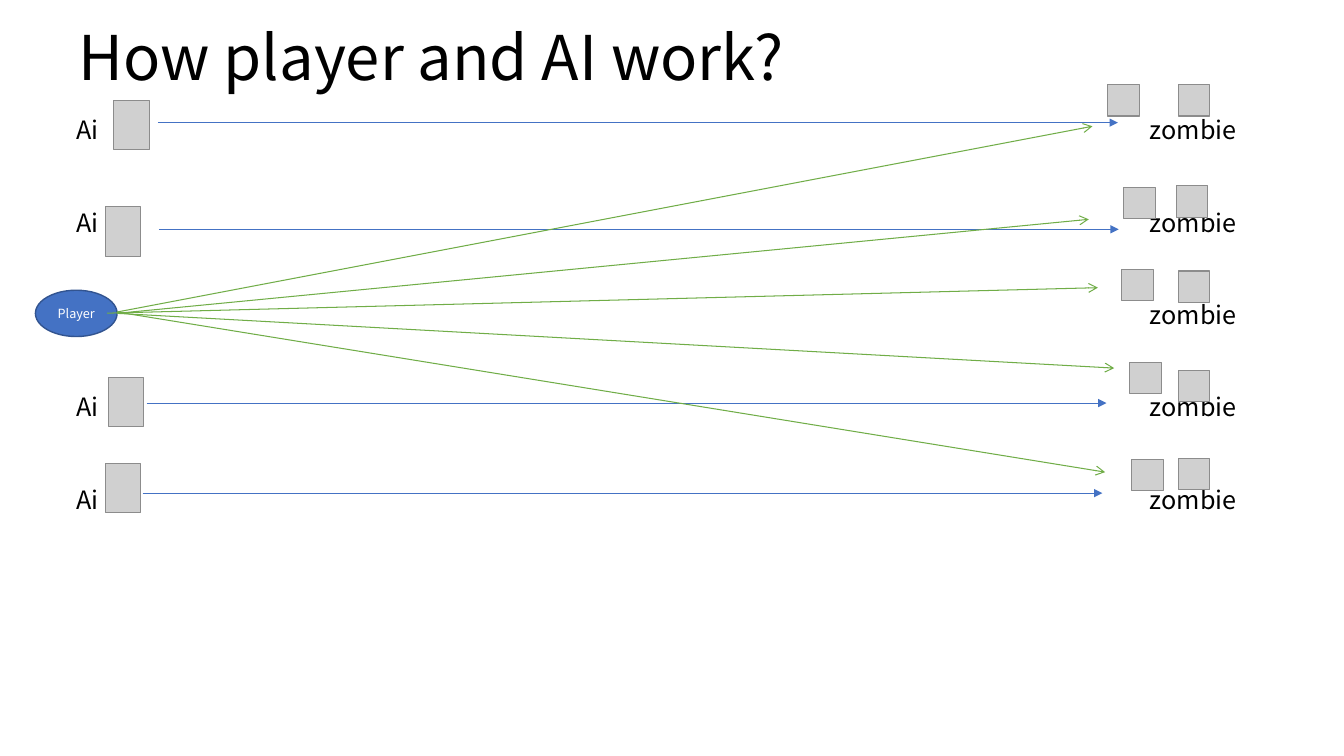
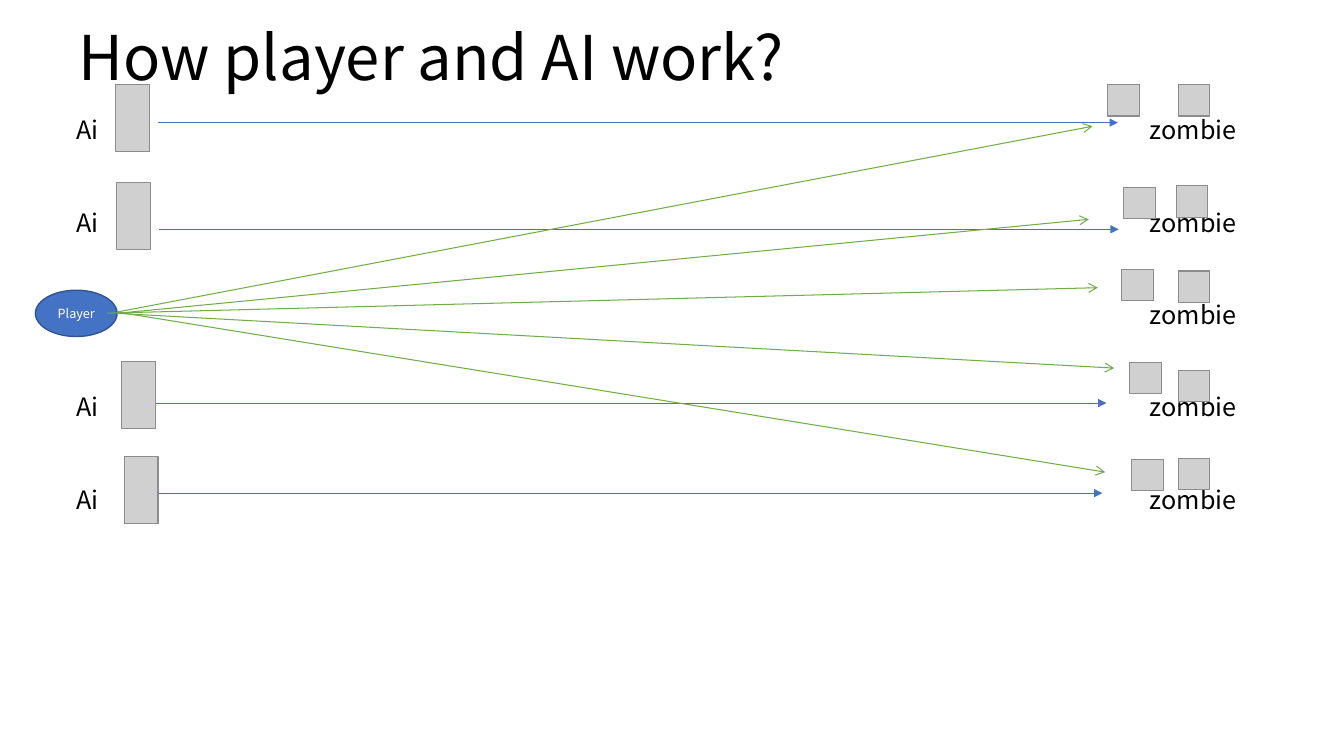
Before and after one commit to Rudy-Castan-DigiPen-Teaching/cs099-final-project-make-a-game-Minki-Cho, a slide deck: slide 6 of game_document/game.pptx. Drawn at 1344x756 pixels with LibreOffice and Linux fonts; fonts in the diff are those of the drawing; grey boxes stand for pictures. Boxes give left, top, right and bottom in pixels: in the first picture for what was removed or moved away, otherwise in the second. Text is boxed around its words. In the diff, an @@ line names an element or a change of style, - is before the commit and + after.

```diff
--- a/game_document/game.pptx
+++ b/game_document/game.pptx
@@ picture resized from (x1=114, y1=100, x2=149, y2=149) to (x1=116, y1=85, x2=149, y2=152) @@
@@ picture removed at (x1=106, y1=207, x2=141, y2=256) @@
@@ picture added at (x1=117, y1=182, x2=150, y2=250) @@
@@ picture removed at (x1=108, y1=377, x2=143, y2=426) @@
@@ picture added at (x1=122, y1=361, x2=155, y2=429) @@
@@ picture removed at (x1=106, y1=464, x2=141, y2=513) @@
@@ picture added at (x1=124, y1=456, x2=157, y2=523) @@
```
Also in this commit, not shown: 2 other slides changed, 57 other files.
